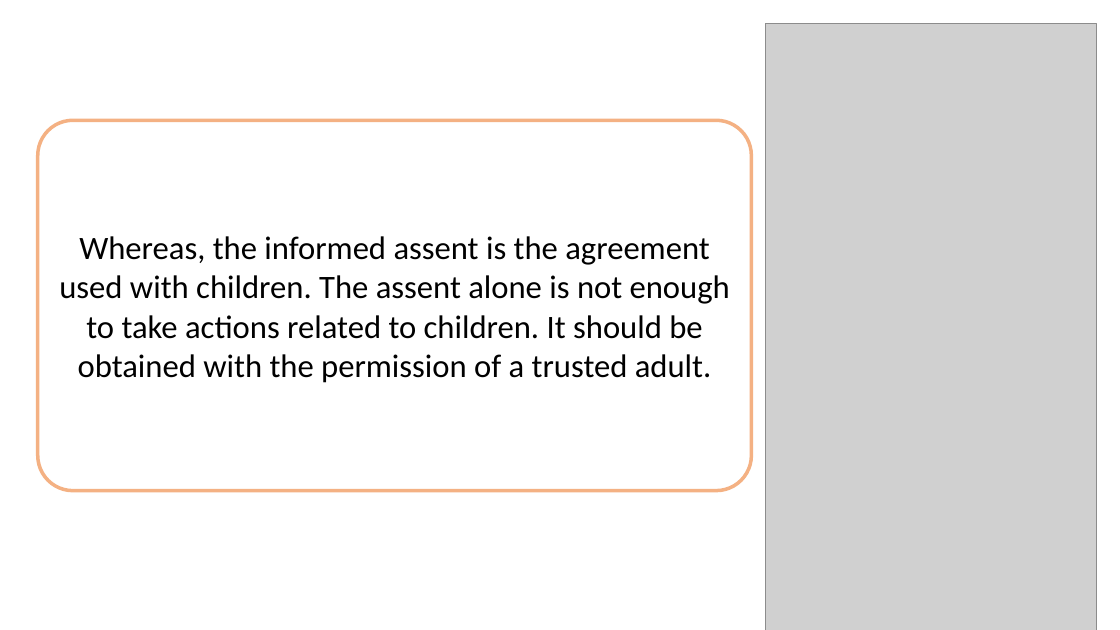
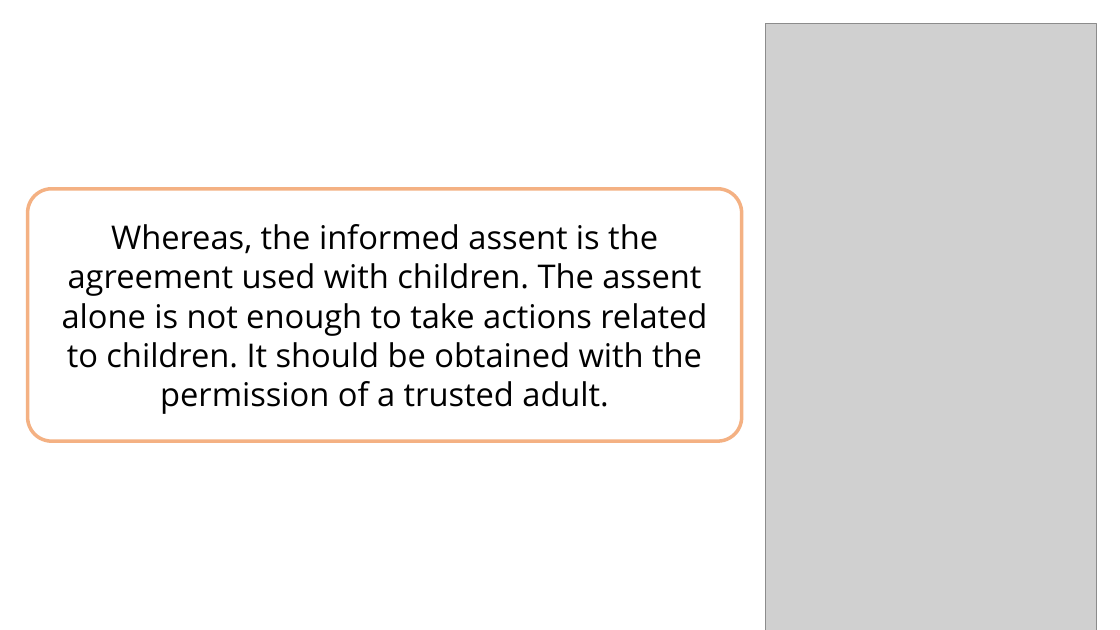
Before and after one commit to Lamasolh/Nabad, a slide deck: slide 3 of safeguarding/en/lessons/informed_consent.pptx. Drawn at 1120x630 pixels with LibreOffice and Linux fonts; fonts in the diff are those of the drawing; grey boxes stand for pictures; background and template pictures are left out. Boxes give left, top, right and bottom in pixels: in the first picture for what was removed or moved away, otherwise in the second. Text is boxed around its words. In the diff, an @@ line names an element or a change of style, - is before the commit and + after.

```diff
--- a/safeguarding/en/lessons/informed_consent.pptx
+++ b/safeguarding/en/lessons/informed_consent.pptx
@@ rounded rectangle "Whereas, the informed assent is ..." resized from (x1=38, y1=120, x2=752, y2=491) to (x1=28, y1=189, x2=742, y2=441) @@
@@ rounded rectangle "Whereas, the informed assent is ..." at (x1=28, y1=189, x2=742, y2=441): font Calibri to Open Sans @@
```
Also in this commit, not shown: 4 other slides changed, 33 other files.
